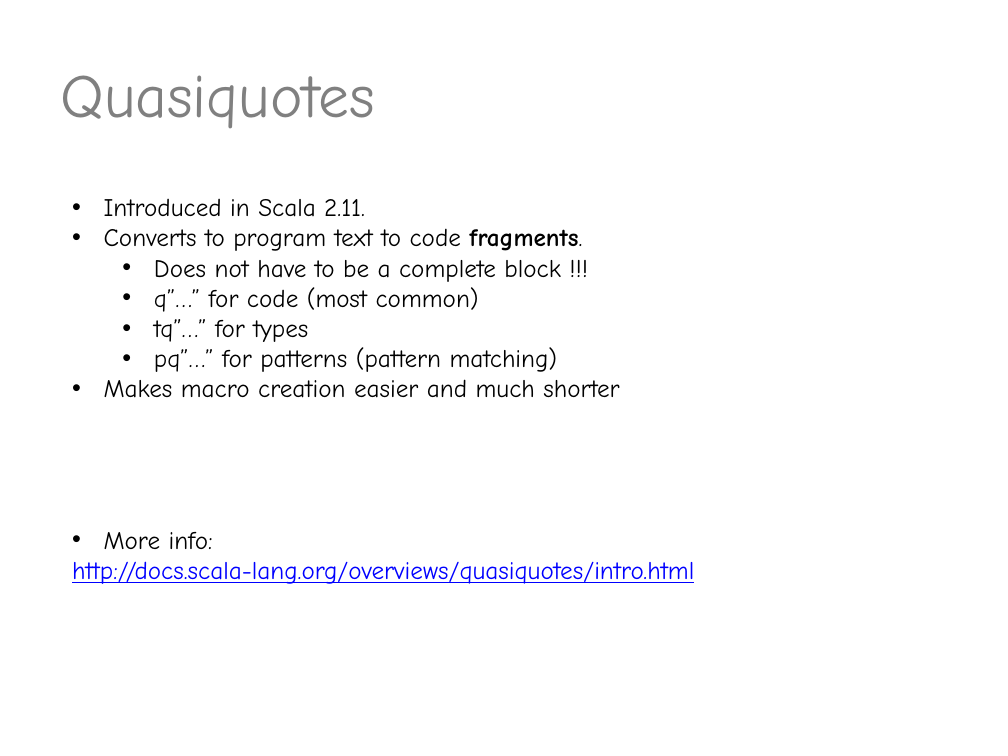
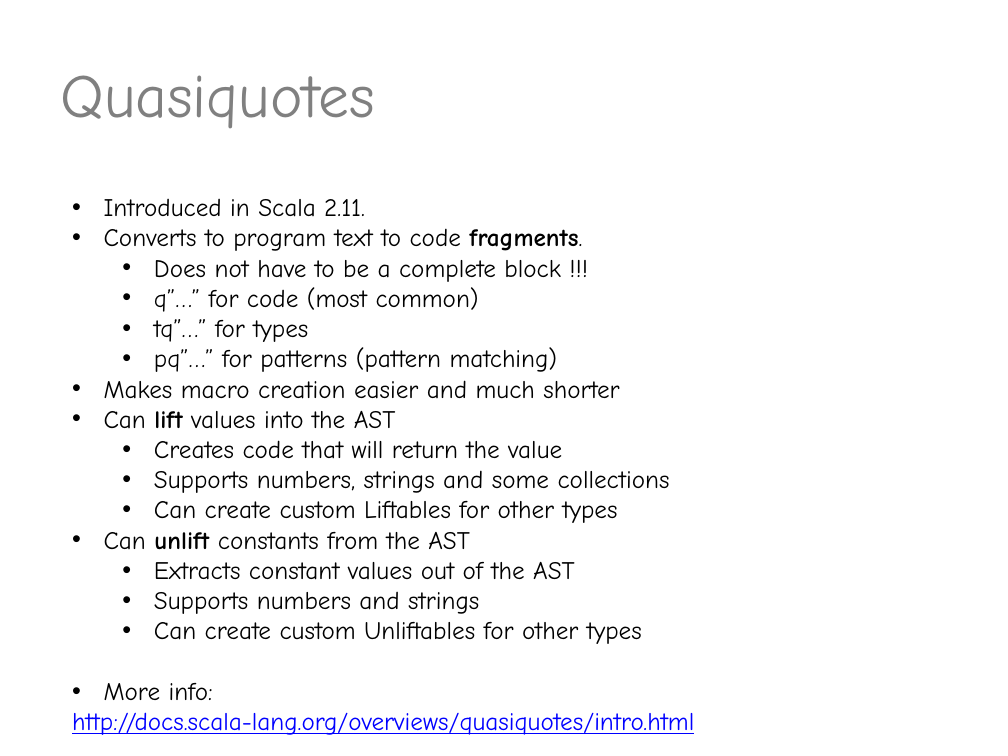
Before and after one commit to valdisxp1/scala-metaprograming-fun, a slide deck: slide 8 of Scala_metaprogramming.pptx. Drawn at 1008x756 pixels with LibreOffice and Linux fonts; fonts in the diff are those of the drawing. Boxes give left, top, right and bottom in pixels: in the first picture for what was removed or moved away, otherwise in the second. Text is boxed around its words. In the diff, an @@ line names an element or a change of style, - is before the commit and + after.

```diff
--- a/Scala_metaprogramming.pptx
+++ b/Scala_metaprogramming.pptx
@@ text at <box>104,411,670,644</box>: paragraphs added @@
+• Can lift values into the AST
+  • Creates code that will return the value
+  • Supports numbers, strings and some collections
+  • Can create custom Liftables for other types
+• Can unlift constants from the AST
+  • Extracts constant values out of the AST
+  • Supports numbers and strings
+  • Can create custom Unliftables for other types
```
Also in this commit, not shown: 1 other slide changed.
